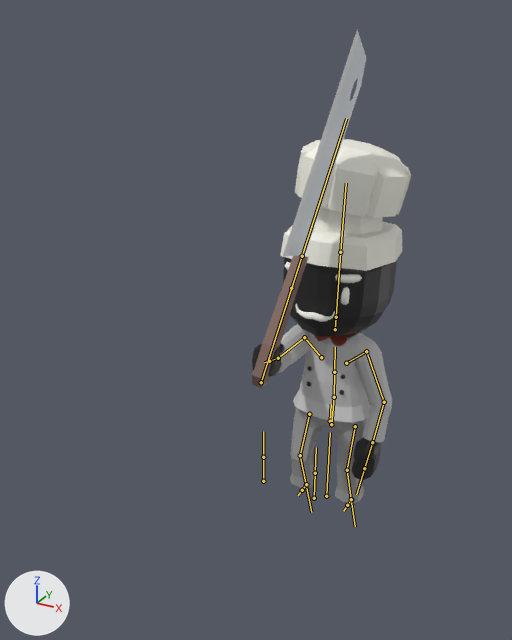
What one commit did to the FBX model CULLinary/Assets/Experiment/TestAssets/FBXActions/Chef_Hat.fbx.
Rendered twice from a 50 mm camera at (2.35, -5.86, 4.82) aimed at (-0.22, -1.19, 2.48). The axes (+X, +Y, +Z) are drawn at lower left. The lights are the same throughout. Both versions are drawn at frame 18 of the action 'CharacterArmature|StandUp'; the numbers are the values there. The bones that bend it are drawn over the model as lines.

Objects in the first picture: 'Body', 'cookingKnifeChopping'.
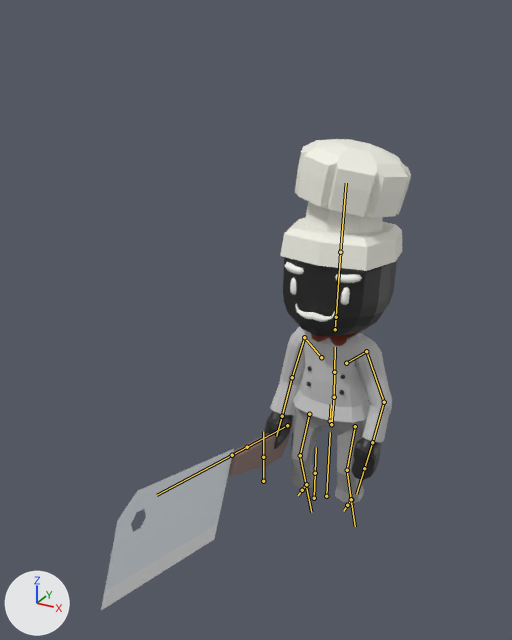
Location of each change, [x1, y1, x2, y2] in pixels of the pictures (512 x 640 px):
'Body', posed (7% narrower)
    before: [252, 139, 411, 505]
    after: [263, 139, 411, 505]
'cookingKnifeChopping', posed (67% wider, 49% shorter)
    before: [252, 30, 366, 388]
    after: [101, 427, 292, 610]
bone 'UpperArm.R', root to tip
    before: (304, 337) to (278, 358)
    after: (304, 337) to (292, 377)
bone 'DEF_WEAPON', root to tip
    before: (261, 382) to (302, 256)
    after: (287, 425) to (232, 455)

What the commit changed:
Bone 'UpperArm.R' (bone_upperarm_r) turns from (-5, 43, 86) to (-80, -15, 33) degrees about its own x, y and z.
Bone 'DEF_WEAPON' (bone_def_weapon) moves from (-2.228, 1.277, 1.122) to (-1.126, 0.952, 0.024).
Bone 'DEF_WEAPON' (bone_def_weapon) turns from (-120, 70, -45) to (-92, 166, -7) degrees about its own x, y and z.
